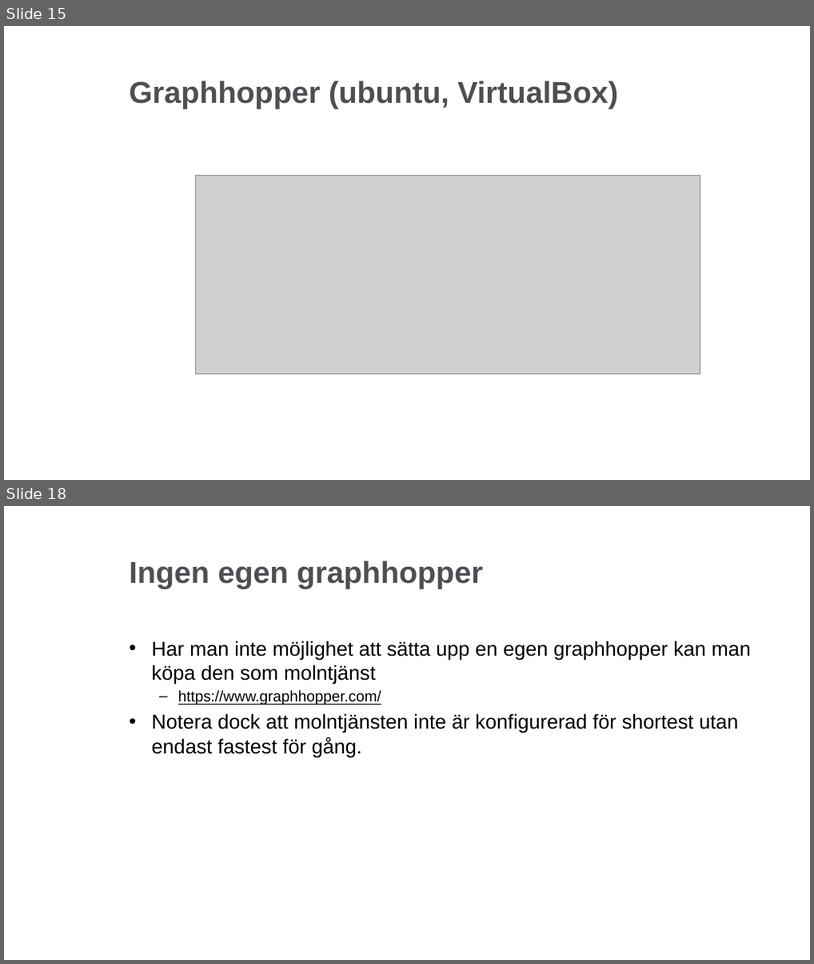
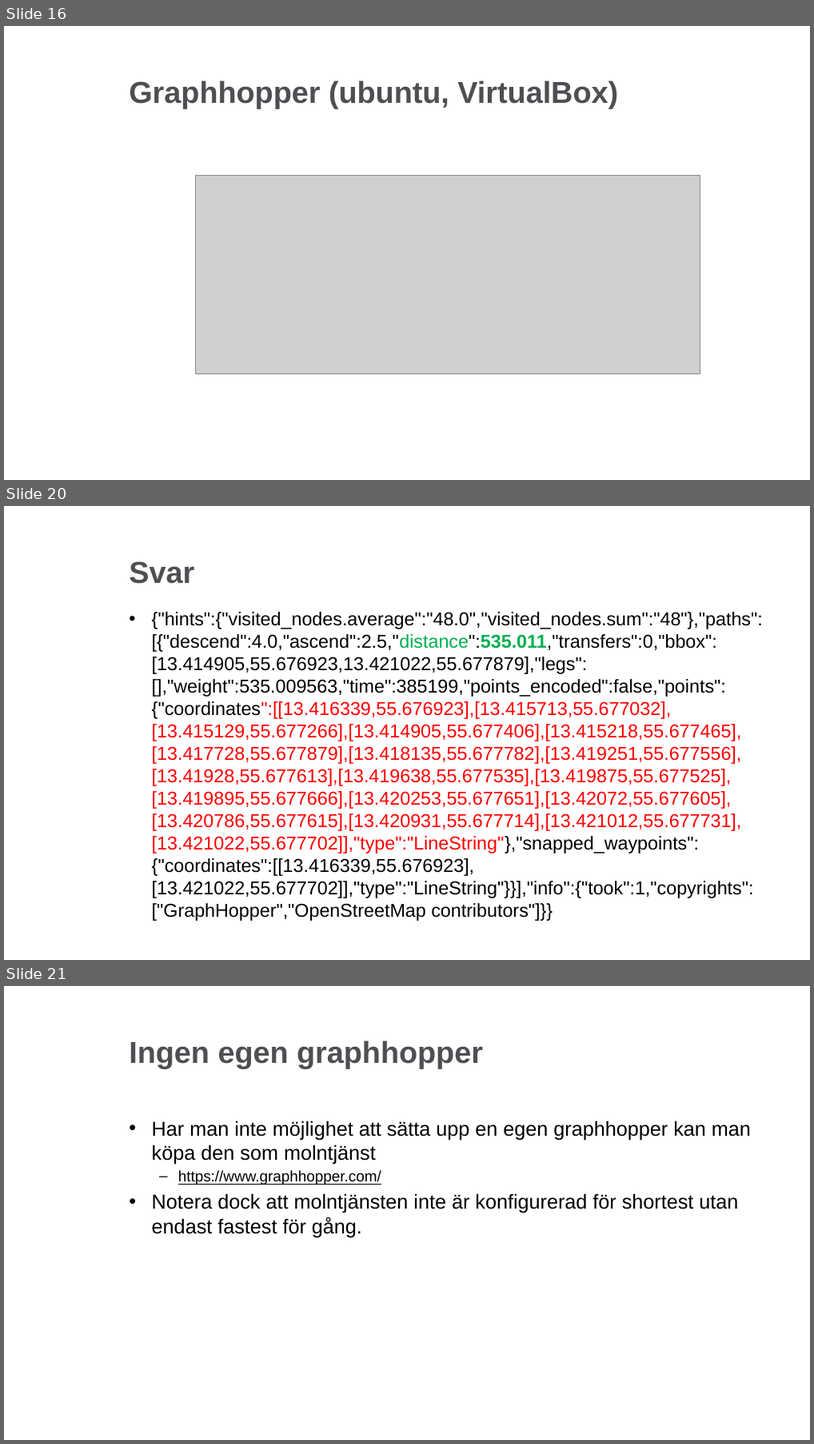
Before and after one commit to lundopendata/relativnarhet, a slide deck: RelativNarhetGeodatasamverkan2018.pptx. Shown one above the other, each under a label of ours: slides 15 and 18 before the commit, slides 16, 20 and 21 after it; the slides between them are not shown. The pictures are 814x964 and 814x1444 pixels, drawn with LibreOffice and Linux fonts; fonts in the diff are those of the drawing; grey boxes stand for pictures; background and template pictures are left out. Boxes give left, top, right and bottom in pixels: in the first picture for what was removed or moved away, otherwise in the second. Text is boxed around its words. In the diff, an @@ line names an element or a change of style, - is before the commit and + after.

```diff
--- a/RelativNarhetGeodatasamverkan2018.pptx
+++ b/RelativNarhetGeodatasamverkan2018.pptx
@@ slide 20 added at (4,506,810,960), background #FFFFFF @@
@@ title added at (129,561,194,584), 36 pt, text #4D4F53, bold @@
+Svar
@@ text added at (152,612,763,898), 22.2 pt, text #000000 @@
+• {"hints":{"visited_nodes.average":"48.0","visited_nodes.sum":"48"},"paths":[{"descend":4.0,"ascend":2.5,"distance":535.011,"transfers":0,"bbox":[13.414905,55.676923,13.421022,55.677879],"legs":[],"weight":535.009563,"time":385199,"points_encoded":false,"points":{"coordinates":[[13.416339,55.676923],[13.415713,55.677032],[13.415129,55.677266],[13.414905,55.677406],[13.415218,55.677465],[13.417728,55.677879],[13.418135,55.677782],[13.419251,55.677556],[13.41928,55.677613],[13.419638,55.677535],[13.419875,55.677525],[13.419895,55.677666],[13.420253,55.677651],[13.42072,55.677605],[13.420786,55.677615],[13.420931,55.677714],[13.421012,55.677731],[13.421022,55.677702]],"type":"LineString"},"snapped_waypoints":{"coordinates":[[13.416339,55.676923],[13.421022,55.677702]],"type":"LineString"}}],"info":{"took":1,"copyrights":["GraphHopper","OpenStreetMap contributors"]}}
@@ what was slide 15 is now slide 16 @@
@@ what was slide 18 is now slide 21 @@
```
Also in this commit, not shown: 11 slides changed, 2 other slides added.
